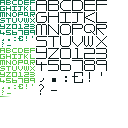
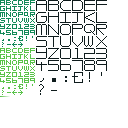
Two versions of the same layered image (128 x 128). Layer-by-layer changes:
painted on "font.png" over left=7, top=42, right=23, bottom=95
